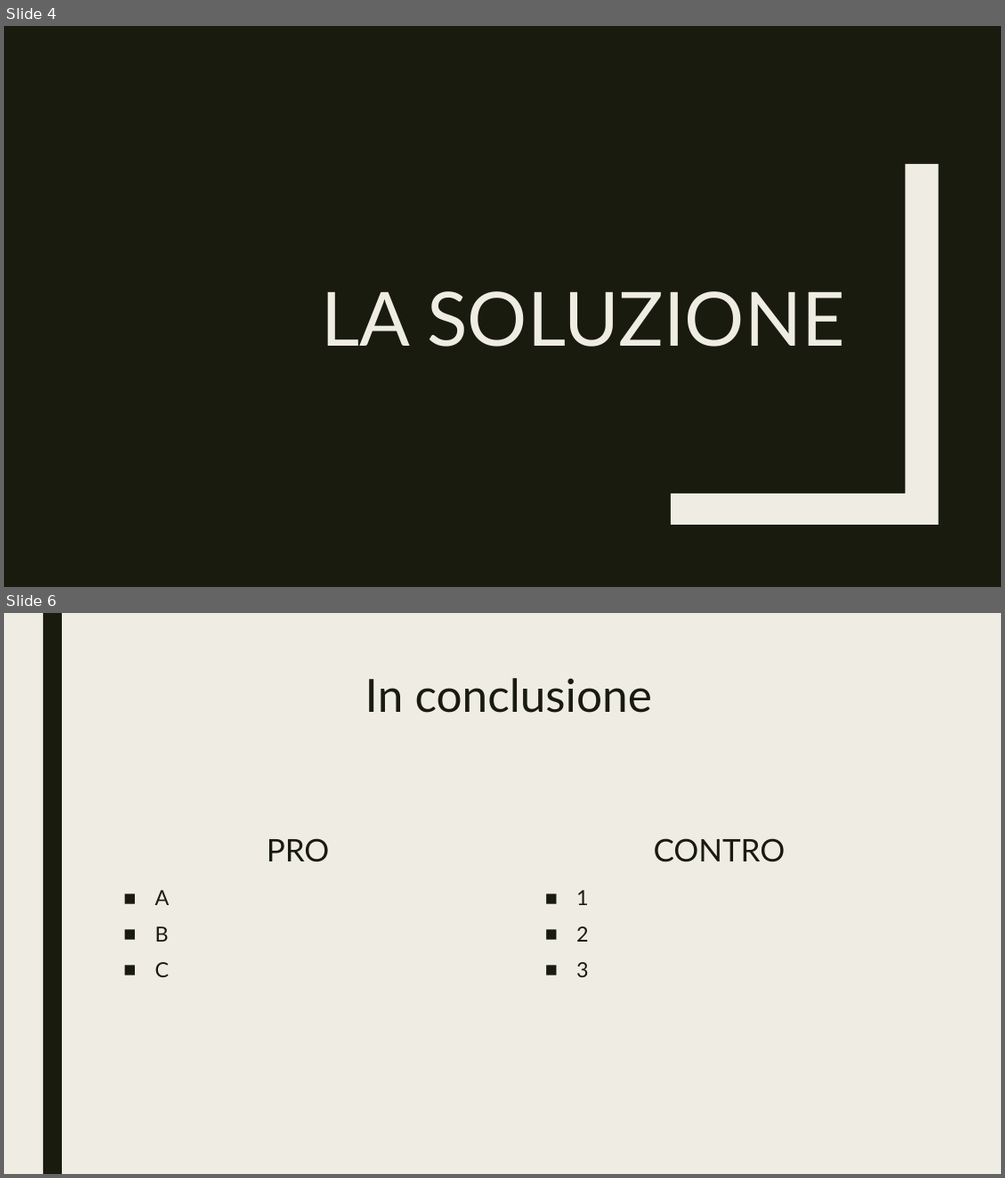
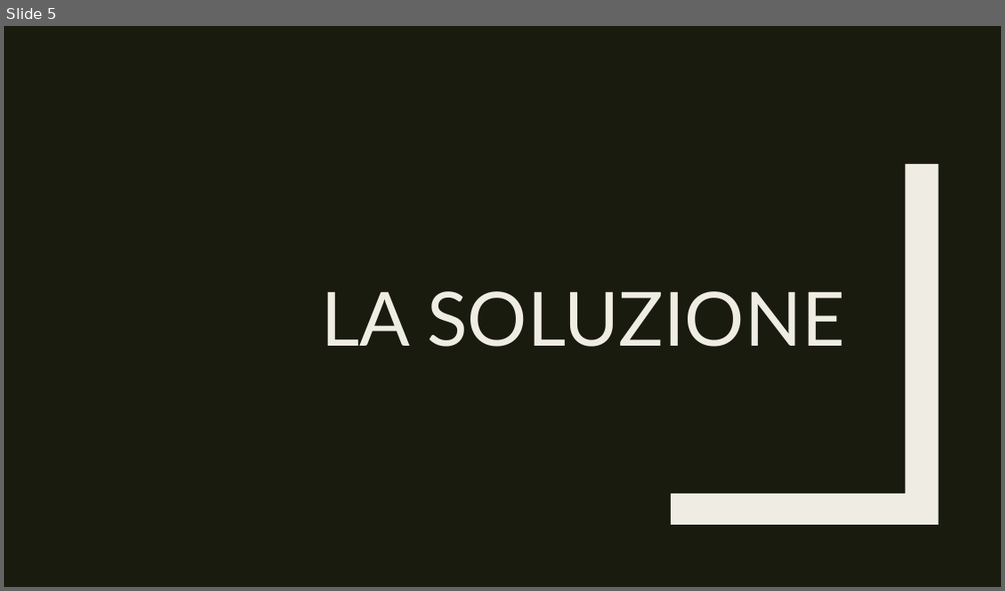
Before and after one commit to nicopellegrinelli/ProgettoLFC, a slide deck: Documentazione/Presentazione.pptx. Shown one above the other, each under a label of ours: slides 4 and 6 before the commit, slide 5 after it; the slides between them are not shown. The pictures are 1005x1178 and 1005x591 pixels, drawn with LibreOffice and Linux fonts; fonts in the diff are those of the drawing. Boxes give left, top, right and bottom in pixels: in the first picture for what was removed or moved away, otherwise in the second. Text is boxed around its words. In the diff, an @@ line names an element or a change of style, - is before the commit and + after.

```diff
--- a/Documentazione/Presentazione.pptx
+++ b/Documentazione/Presentazione.pptx
@@ slide 6 removed at <box>4,613,1001,1174</box>, background #EFEDE3 @@
@@ rectangle removed at <box>43,613,62,1174</box> @@
@@ title removed at <box>365,678,652,713</box> @@
-In conclusione
@@ text removed at <box>267,838,330,862</box> @@
-PRO
@@ text removed at <box>654,838,785,862</box> @@
-CONTRO
@@ text removed at <box>155,890,170,977</box> @@
-■ A
-■ B
-■ C
@@ text removed at <box>576,890,589,977</box> @@
-■ 1
-■ 2
-■ 3
@@ what was slide 4 is now slide 5 @@
```
Also in this commit, not shown: 2 slides changed, 9 slides added.
